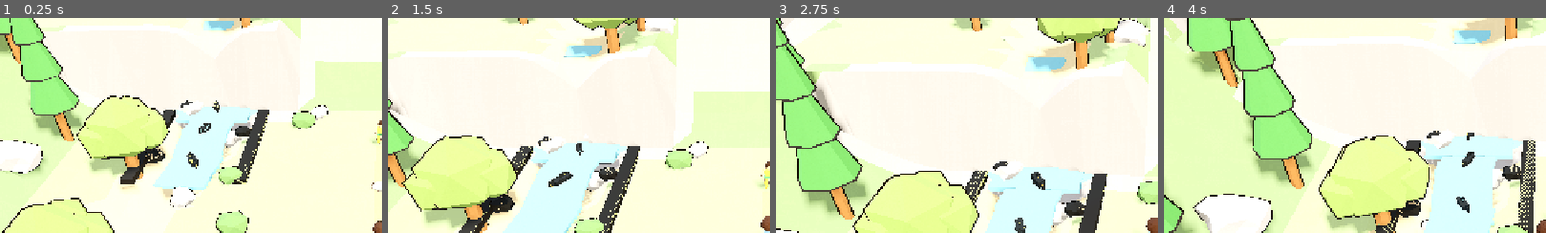
Above: before the commit, frames 1-4 (left to right).
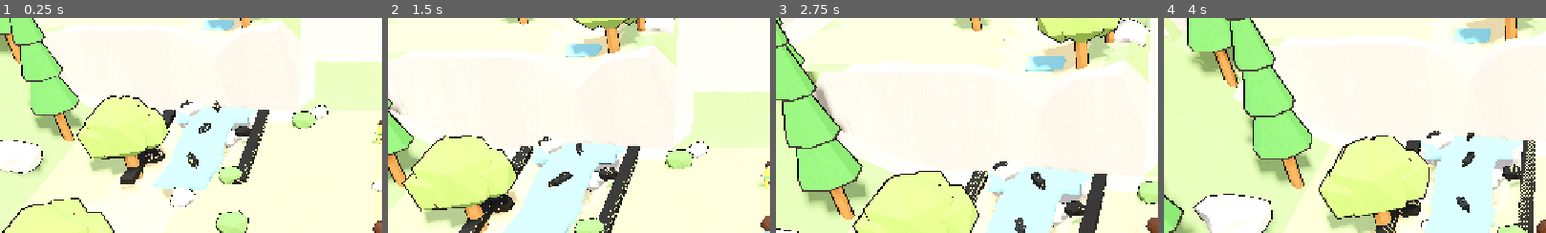
Above: after the commit, the same moments.

Repository: onesLeo/little-light
Game: Godot game, scene res://scenes/main.tscn
Same seed, same stepped clock (60 frames per second), same inputs: the game is played once before the commit and once after it.
Inputs:
- Up to frame 1 (0.25 s): no input
- Up to frame 2 (1.5 s): tap Space (ui_accept) at 0.5, 0.77 s; hold E (interact) 0.53-1.28 s; hold W (move_forward) from 0.53 s (still down); tap Enter at 1.35 s
- Up to frame 3 (2.75 s): tap Space (ui_accept) at 1.52 s; tap E (interact) at 2 s; release W (move_forward) at 2.03 s; hold A (move_left) from 2.03 s (still down); hold E (interact) from 2.03 s (still down)
- Up to frame 4 (4 s): release E (interact) at 2.78 s; tap Enter at 2.85 s; tap Space (ui_accept) at 3.02, 3.77 s; tap E (interact) at 3.5 s; release A (move_left) at 3.53 s; hold S (move_back) from 3.53 s (still down); hold E (interact) from 3.53 s (still down)
The pictures show only the part of the screen within x 0-50%, y 0-50%; the shares and areas given below are measured in that part.

The runs differ from the first frame. In frame 1, 0.1% of the frame differs, in the area x 46-68%, y 0-52%; in frame 2, 0.2%; in frame 3, 0.3%, in the area x 55-83%, y 17-84%; in frame 4, 0.3%.

Commit message:
Mitigate brook black patches: separate coplanar water bodies
v5 still z-fights where Waterfall_Main / Stream_Main / Stream_Pool share
WaterPaper faces. Nudge them apart on Y until Models welds a single
continuous cascade mesh.

Diff:
--- a/scripts/stream_alive_clean.gd
+++ b/scripts/stream_alive_clean.gd
@@ -1,9 +1,14 @@
 extends Node3D
-## Softens alive-brook render until art ships continuous cascade:
-## hide Stream_/Waterfall_/Foam_ *_Outline (black OL slabs),
-## lift Ripple_/Waterfall_Sheet_ so they don't z-fight WaterPaper.
+## Softens alive-brook render while art finishes continuous cascade:
+## 1) Hide Stream_/Waterfall_/Foam_ *_Outline (black OL slabs).
+## 2) Lift leftover Ripple_/Waterfall_Sheet_ if present.
+## 3) Separate coplanar water bodies (Main / Pool / Waterfall) on Y so
+##    overlapping WaterPaper faces stop z-fighting black patches.
 
-@export var lift_y: float = 0.05
+@export var lift_overlay_y: float = 0.05
+@export var waterfall_y: float = 0.03
+@export var pool_y: float = -0.02
+@export var main_y: float = 0.0
 
 
 func _ready() -> void:
@@ -32,4 +37,12 @@
 		n3.visible = false
 		return
 	if n.begins_with("Stream_Ripple_") or n.begins_with("Waterfall_Sheet_"):
-		n3.position.y += lift_y
+		n3.position.y += lift_overlay_y
+		return
+	# Break coplanar WaterPaper overlaps at cascade→pool joins.
+	if n == "Waterfall_Main":
+		n3.position.y += waterfall_y
+	elif n == "Stream_Pool":
+		n3.position.y += pool_y
+	elif n == "Stream_Main" or n == "Stream_Join":
+		n3.position.y += main_y
